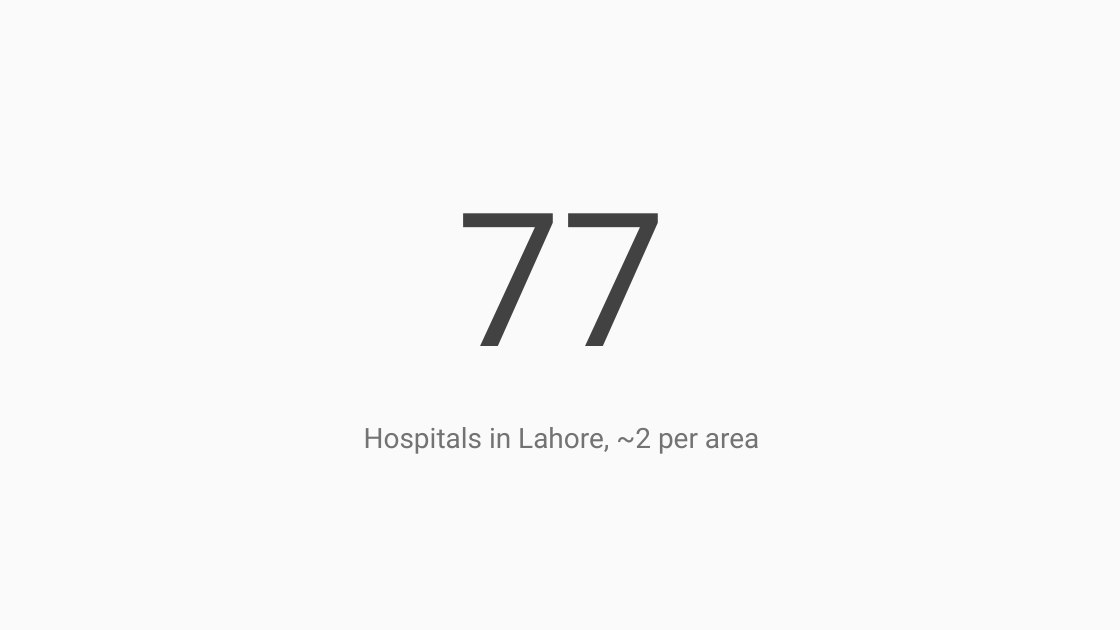
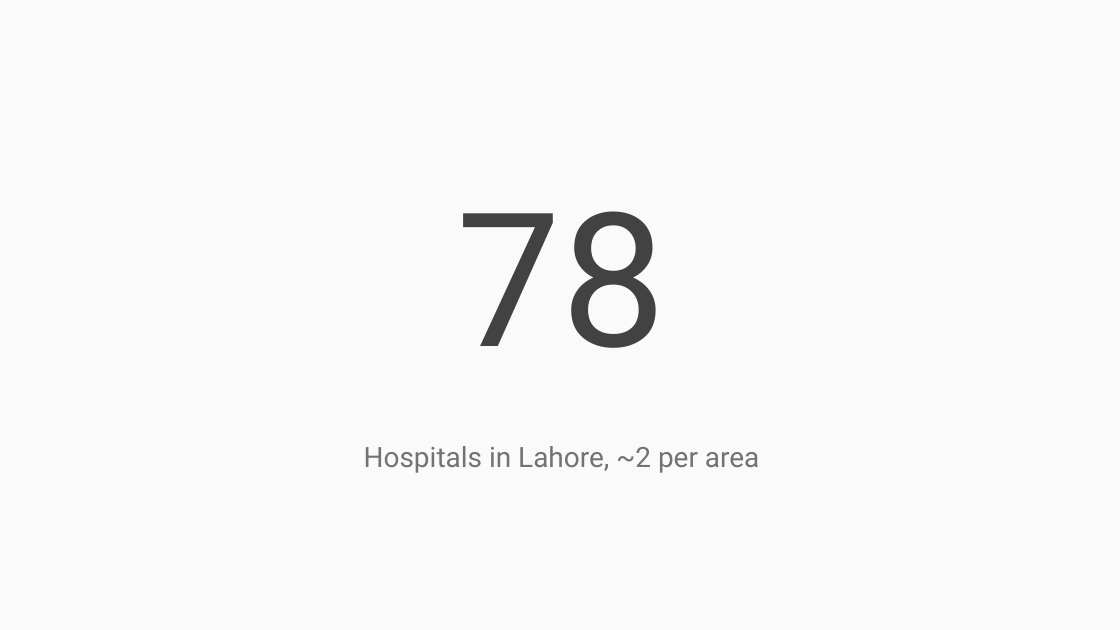
Before and after one commit to mh273/Coursera_Capstone, a slide deck: slide 8 of General presentation.pptx (slide 6 before the commit). Drawn at 1120x630 pixels with LibreOffice and Linux fonts; fonts in the diff are those of the drawing. Boxes give left, top, right and bottom in pixels: in the first picture for what was removed or moved away, otherwise in the second. Text is boxed around its words. In the diff, an @@ line names an element or a change of style, - is before the commit and + after.

```diff
--- a/General presentation.pptx
+++ b/General presentation.pptx
@@ title at (457,211,667,348): text changed @@
-77
+78
@@ text "Hospitals in Lahore, ~2 per ...": place and size @@
-text "Hospitals in Lahore, ~2 per ..." at (364,427,759,454)
+text "Hospitals in Lahore, ~2 per ..." at (364,446,759,473)
```
Also in this commit, not shown: 4 slides added, 1 slide removed.
